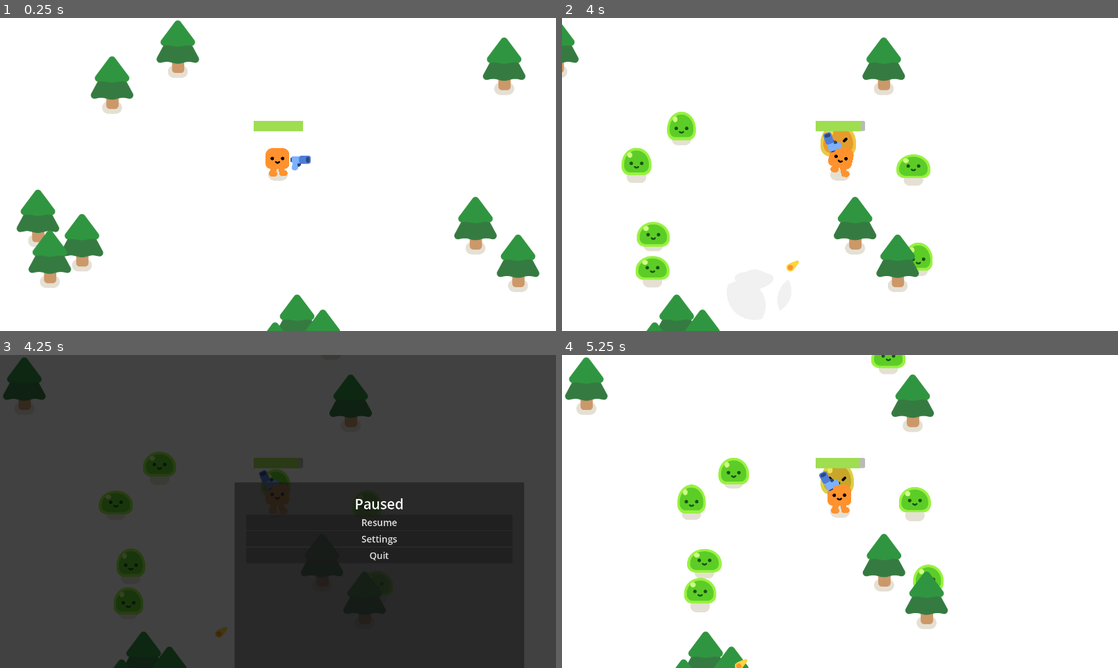
Above: before the commit, frames 1-4 (two rows, left to right).
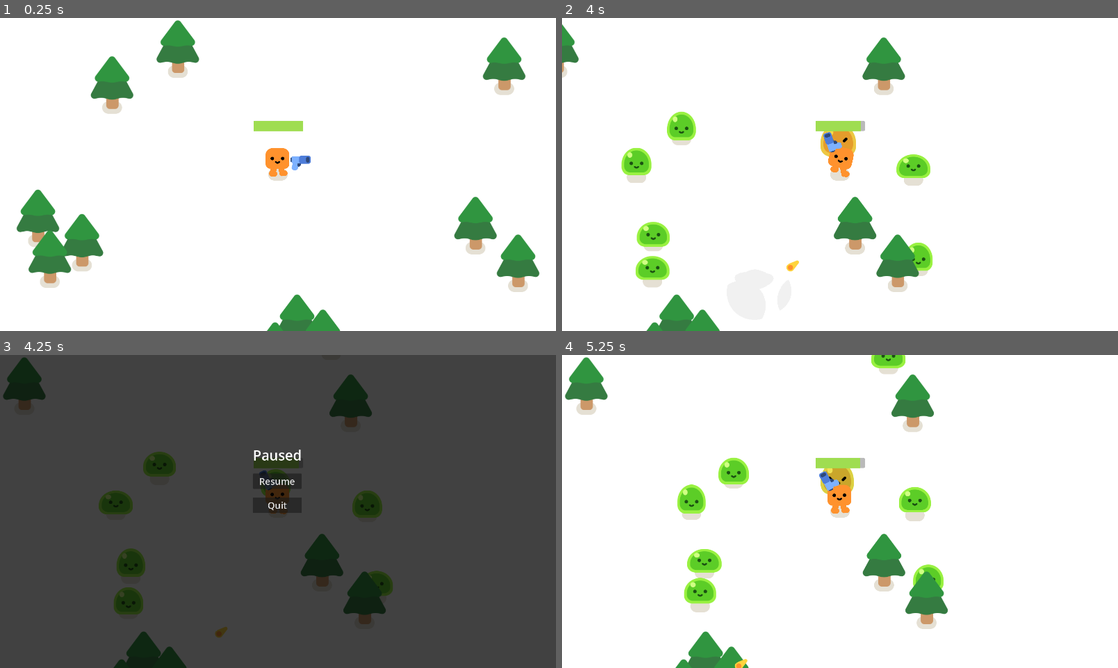
Above: after the commit, the same moments.

Repository: hanna-tay/group4
Game: Godot game, scene res://survivors_game.tscn
Same seed, same stepped clock (60 frames per second), same inputs: the game is played once before the commit and once after it.
Inputs (mouse positions are in pixels of both pictures, inside the frame that each line leads up to):
- Up to frame 1 (0.25 s): no input
- Up to frame 2 (4 s): hold D (move_right) 0.53-1.28 s; hold S (move_down) 1.28-2.03 s; hold D (move_right) 2.03-2.78 s; hold W (move_up) 2.78-3.53 s; hold A (move_left) from 3.53 s (still down)
- Up to frame 3 (4.25 s): keep holding A (move_left); tap Escape (pause) at 4.15 s
- Up to frame 4 (5.25 s): release A (move_left) at 4.25 s; click (940, 539) at 4.25 s, where only the run before the commit has a clickable "Settings"; click "Resume" at 5 s

Frames 1-2 are identical in both runs. In frame 3, 7.3% of the frame differs, in the area x 44-93%, y 30-67%; in frame 4, nothing differs.

Commit message:
finished pause scene

Diff:
--- a/2d-project-completed/pause_menu.gd
+++ b/2d-project-completed/pause_menu.gd
@@ -14,9 +14,5 @@
 func _on_resume_pressed() -> void:
 	toggle_pause()
 
-func _on_settings_pressed() -> void:
-	#settings menu later
-	pass
-
 func _on_quit_pressed() -> void:
 	get_tree().quit()
--- a/2d-project-completed/pause_menu.tscn
+++ b/2d-project-completed/pause_menu.tscn
@@ -1,6 +1,9 @@
 [gd_scene format=3 uid="uid://s5nhswwwtks2"]
 
 [ext_resource type="Script" uid="uid://d2tpyv0pt4ins" path="res://pause_menu.gd" id="1_hdmo1"]
+
+[sub_resource type="StyleBoxFlat" id="StyleBoxFlat_hdmo1"]
+bg_color = Color(0.011764706, 0.011764706, 0.011764706, 0)
 
 [node name="PauseMenu" type="CanvasLayer" unique_id=145839230]
 process_mode = 3
@@ -22,32 +25,35 @@
 anchor_bottom = 1.0
 grow_horizontal = 2
 grow_vertical = 2
-color = Color(0.012617188, 0.012617188, 0.012617188, 0.7529412)
+color = Color(0.011764706, 0.011764706, 0.011764706, 0.7529412)
 
 [node name="PanelContainer" type="PanelContainer" parent="Control" unique_id=1792756867]
 custom_minimum_size = Vector2(300, 200)
 layout_mode = 1
-anchors_preset = 8
+anchors_preset = 7
 anchor_left = 0.5
-anchor_top = 0.5
+anchor_top = 1.0
 anchor_right = 0.5
-anchor_bottom = 0.5
-offset_left = -150.0
-offset_top = -100.0
-offset_right = 850.0
-offset_bottom = 900.0
+anchor_bottom = 1.0
+offset_left = -502.0
+offset_top = -1018.0
+offset_right = 498.0
+offset_bottom = -18.0
 grow_horizontal = 2
-grow_vertical = 2
+grow_vertical = 0
+theme_override_styles/panel = SubResource("StyleBoxFlat_hdmo1")
 
 [node name="MarginContainer" type="MarginContainer" parent="Control/PanelContainer" unique_id=610300668]
 layout_mode = 2
 theme_override_constants/margin_left = 40
-theme_override_constants/margin_top = 40
+theme_override_constants/margin_top = 250
 theme_override_constants/margin_right = 40
 theme_override_constants/margin_bottom = 40
 
 [node name="VBoxContainer" type="VBoxContainer" parent="Control/PanelContainer/MarginContainer" unique_id=27832857]
 layout_mode = 2
+size_flags_horizontal = 4
+theme_override_constants/separation = 30
 
 [node name="Label" type="Label" parent="Control/PanelContainer/MarginContainer/VBoxContainer" unique_id=2091794738]
 layout_mode = 2
@@ -61,16 +67,10 @@
 theme_override_font_sizes/font_size = 32
 text = "Resume"
 
-[node name="Settings" type="Button" parent="Control/PanelContainer/MarginContainer/VBoxContainer" unique_id=908050978]
-layout_mode = 2
-theme_override_font_sizes/font_size = 32
-text = "Settings"
-
 [node name="Quit" type="Button" parent="Control/PanelContainer/MarginContainer/VBoxContainer" unique_id=1599177772]
 layout_mode = 2
 theme_override_font_sizes/font_size = 32
 text = "Quit"
 
 [connection signal="pressed" from="Control/PanelContainer/MarginContainer/VBoxContainer/Resume" to="." method="_on_resume_pressed"]
-[connection signal="pressed" from="Control/PanelContainer/MarginContainer/VBoxContainer/Settings" to="." method="_on_settings_pressed"]
 [connection signal="pressed" from="Control/PanelContainer/MarginContainer/VBoxContainer/Quit" to="." method="_on_quit_pressed"]
